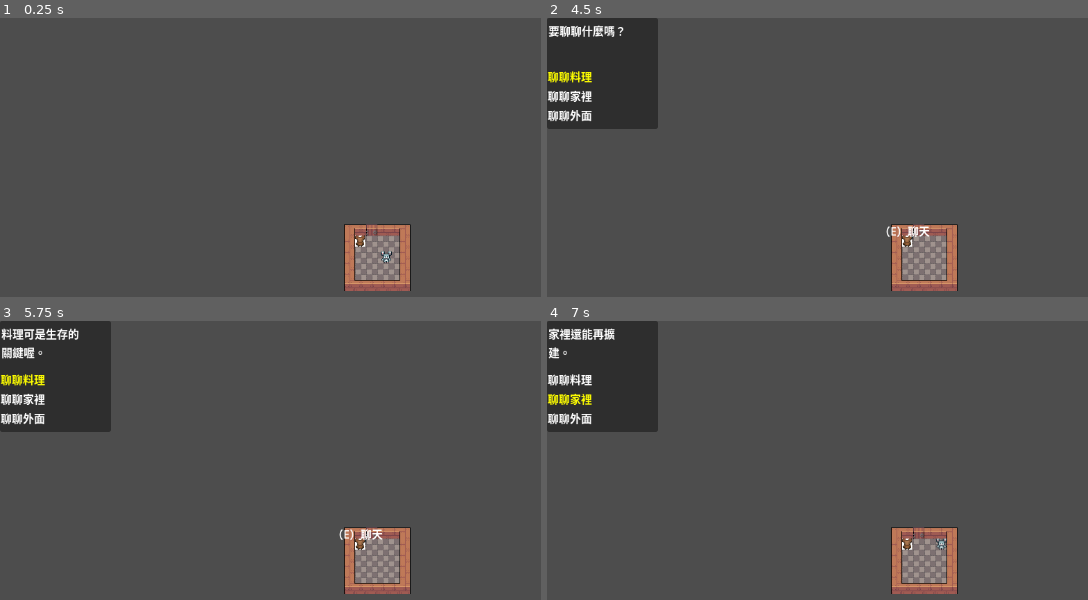
Above: before the commit, frames 1-4 (two rows, left to right).
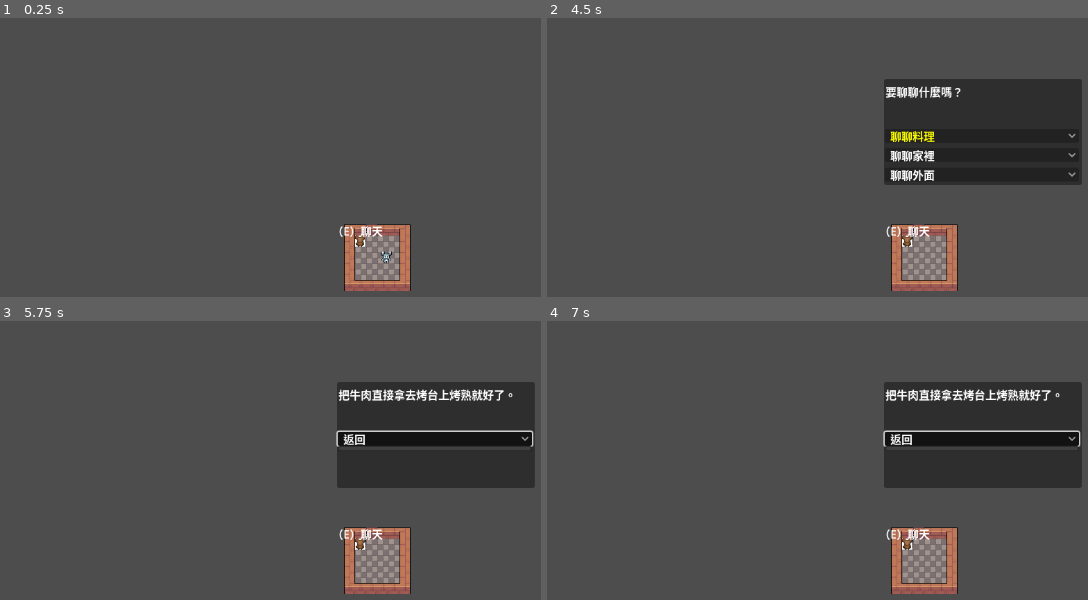
Above: after the commit, the same moments.

Repository: TristaChao/ComeBackAlive
Game: Godot game, scene res://mouse_nest.tscn
Same seed, same stepped clock (60 frames per second), same inputs: the game is played once before the commit and once after it.
Inputs (mouse positions are in pixels of both pictures, inside the frame that each line leads up to):
- Up to frame 1 (0.25 s): no input
- Up to frame 2 (4.5 s): tap Enter (ui_accept) at 0.5, 0.77, 0.8, 1.07, 1.25, 1.35, 1.52, 1.82, 2, 2.3, 2.75, 3.02, 3.32, 3.5 s; hold D (move_right) 0.53-1.28 s; hold E (interact) 0.53-1.28 s; hold Down (ui_down) 1.28-2.03 s; tap E (interact) at 1.55, 2.85, 4.35 s; hold D (move_right) 2.03-2.78 s; hold E (interact) 2.03-2.78 s; hold Up (ui_up) 2.78-3.53 s; hold Enter (ui_accept) 3.53-4.28 s; hold A (move_left) from 3.53 s (still down); tap Escape (ui_cancel) at 4.15 s
- Up to frame 3 (5.75 s): tap Enter (ui_accept) at 4.52, 4.82 s; release A (move_left) at 5 s; click (432, 438) at 5 s, where only the run after the commit has a clickable "返回"
- Up to frame 4 (7 s): hold Down (ui_down) 5.78-6.53 s; hold E (interact) 5.78-6.53 s; tap Enter (ui_accept) at 6.05, 6.6, 6.77 s; hold D (move_right) from 6.53 s (still down); tap E (interact) at 6.8 s

The runs differ from the first frame. In frame 1, 0.2% of the frame differs, in the area x 62-71%, y 74-79%; in frame 2, 22%, in the area x 0-99%, y 0-60%; in frame 3, 21%; in frame 4, 21%.

Commit message:
鼠媽更多聊天內容

Diff:
--- a/mouse-nest-demo/dialogue_box.tscn
+++ b/mouse-nest-demo/dialogue_box.tscn
@@ -1,6 +1,6 @@
 [gd_scene load_steps=2 format=3 uid="uid://dh8nff5lqgmq5"]
 
-[ext_resource type="Script" uid="uid://cllsyy0xaw3ql" path="res://scripts/dialogue_box.gd" id="1_senjy"]
+[ext_resource type="Script" uid="uid://cllsyy0xaw3ql" path="res://scripts/DialogueBox.gd" id="1_senjy"]
 
 [node name="DialogueBox" type="Control"]
 layout_mode = 3
@@ -11,15 +11,17 @@
 
 [node name="Panel" type="Panel" parent="."]
 layout_mode = 0
-offset_right = 160.0
-offset_bottom = 160.0
+offset_left = 486.0
+offset_top = 88.0
+offset_right = 771.0
+offset_bottom = 241.0
 
 [node name="Label" type="Label" parent="Panel"]
 layout_mode = 0
 offset_left = 2.0
 offset_top = 6.0
-offset_right = 114.0
-offset_bottom = 29.0
+offset_right = 279.0
+offset_bottom = 63.0
 text = "要聊聊什麼嗎？"
 autowrap_mode = 3
 
@@ -27,18 +29,16 @@
 layout_mode = 0
 offset_left = 1.0
 offset_top = 72.0
-offset_right = 65.0
+offset_right = 158.0
 offset_bottom = 149.0
+theme_override_constants/separation = 8
 
-[node name="Label" type="Label" parent="Panel/VBoxContainer"]
+[node name="OptionButton" type="OptionButton" parent="Panel/VBoxContainer"]
+custom_minimum_size = Vector2(280, 0)
 layout_mode = 2
-text = "聊聊料理"
-vertical_alignment = 2
 
-[node name="Label2" type="Label" parent="Panel/VBoxContainer"]
+[node name="OptionButton2" type="OptionButton" parent="Panel/VBoxContainer"]
 layout_mode = 2
-text = "聊聊家裡"
 
-[node name="Label3" type="Label" parent="Panel/VBoxContainer"]
+[node name="OptionButton3" type="OptionButton" parent="Panel/VBoxContainer"]
 layout_mode = 2
-text = "聊聊外面"
--- /dev/null
+++ b/mouse-nest-demo/scripts/DialogueBox.gd
@@ -0,0 +1,63 @@
+extends Control
+
+@onready var label := $Panel/Label
+@onready var option_nodes := $Panel/VBoxContainer.get_children()
+
+var current_callback: Callable = Callable()
+var selected_index := 0
+var option_count := 0
+
+func _ready():
+	hide()
+	set_process_unhandled_input(false)
+
+func open_dialog(text: String, option_texts: Array, callback: Callable):
+	GameState.state = GameState.State.DIALOG
+	label.text = text
+	current_callback = callback
+	option_count = option_texts.size()
+	selected_index = 0
+
+	show()
+	set_process_unhandled_input(true)
+
+	for i in range(option_nodes.size()):
+		if i < option_texts.size():
+			option_nodes[i].text = option_texts[i]
+			option_nodes[i].show()
+		else:
+			option_nodes[i].hide()
+
+	_update_highlight()
+
+func _unhandled_input(event):
+	if GameState.state != GameState.State.DIALOG:
+		return
+
+	if event.is_action_pressed("ui_down"):
+		selected_index = (selected_index + 1) % option_count
+		_update_highlight()
+
+	elif event.is_action_pressed("ui_up"):
+		selected_index = (selected_index - 1 + option_count) % option_count
+		_update_highlight()
+
+	elif event.is_action_pressed("ui_accept"):
+		if current_callback.is_valid():
+			current_callback.call(selected_index)
+
+	elif event.is_action_pressed("ui_cancel"):
+		close_dialog()
+
+func _update_highlight():
+	for i in range(option_nodes.size()):
+		if i == selected_index:
+			option_nodes[i].add_theme_color_override("font_color", Color.YELLOW)
+		else:
+			option_nodes[i].add_theme_color_override("font_color", Color.WHITE)
+
+func close_dialog():
+	hide()
+	set_process_unhandled_input(false)
+	GameState.state = GameState.State.FREE_MOVE
+	current_callback = Callable()
--- a/mouse-nest-demo/scripts/MouseMom.gd
+++ b/mouse-nest-demo/scripts/MouseMom.gd
@@ -1,20 +1,54 @@
 extends Area2D
 
-@onready var hint_label := $Label
-var player_near := false
+func can_interact() -> bool:
+	return true
 
-func _ready():
-	hint_label.visible = false
+func interact():
+	var dialog = get_tree().current_scene.get_node("UI/DialogueBox")
+	dialog.open_dialog(
+		"要聊聊什麼嗎？",
+		["聊聊料理", "聊聊家裡", "聊聊外面"],
+		_on_main_choice
+	)
 
-func _on_body_entered(body):
-	if body.name == "Player":
-		player_near = true
-		hint_label.visible = true
+func _on_main_choice(index: int):
+	var dialog = get_tree().current_scene.get_node("UI/DialogueBox")
 
-func _on_body_exited(body):
-	if body.name == "Player":
-		player_near = false
-		hint_label.visible = false
+	match index:
+		0:
+			dialog.open_dialog(
+				"想知道哪一道？",
+				["牛排", "烤紅蘿蔔", "返回"],
+				_on_recipe_choice
+			)
+		1:
+			dialog.open_dialog(
+				"現在家裡還很簡陋呢。",
+				["返回"],
+				func(_i): dialog.close_dialog()
+			)
+		2:
+			dialog.open_dialog(
+				"外面很危險，小心貓咪。",
+				["返回"],
+				func(_i): dialog.close_dialog()
+			)
 
-func can_interact() -> bool:
-	return player_near
+func _on_recipe_choice(index: int):
+	var dialog = get_tree().current_scene.get_node("UI/DialogueBox")
+
+	match index:
+		0:
+			dialog.open_dialog(
+				"把牛肉直接拿去烤台上烤熟就好了。",
+				["返回"],
+				func(_i): dialog.close_dialog()
+			)
+		1:
+			dialog.open_dialog(
+				"紅蘿蔔切好後烤一下會更好吃。",
+				["返回"],
+				func(_i): dialog.close_dialog()
+			)
+		2:
+			interact()
--- a/mouse-nest-demo/scripts/Player.gd
+++ b/mouse-nest-demo/scripts/Player.gd
@@ -4,7 +4,8 @@
 
 func _physics_process(delta):
 	var dir := Vector2.ZERO
-
+	if GameState.state != GameState.State.FREE_MOVE:
+		return
 	if Input.is_action_pressed("move_up"):
 		dir.y -= 1
 	if Input.is_action_pressed("move_down"):
@@ -19,18 +20,7 @@
 
 func _input(event):
 	if event.is_action_pressed("interact"):
-		print("嘗試開啟對話")
-		if GameState.state != GameState.State.FREE_MOVE:
-			return
-
 		for area in $InteractionArea.get_overlapping_areas():
 			if area.has_method("can_interact") and area.can_interact():
-				open_mouse_mom_dialog()
+				area.interact()
 				return
-
-func open_mouse_mom_dialog():
-	var dialog = get_tree().current_scene.get_node("UI/DialogueBox")
-	dialog.open_dialog(
-		"要聊聊什麼嗎？",
-		["聊聊料理", "聊聊家裡", "聊聊外面"]
-	)
--- a/mouse-nest-demo/scripts/dialogue_box.gd
+++ /dev/null
@@ -1,59 +0,0 @@
-extends Control
-
-@onready var text_label := $Panel/Label
-@onready var option_box := $Panel/VBoxContainer
-@onready var options := option_box.get_children()
-
-var selected := 0
-
-func open_dialog(text: String, option_texts: Array):
-	visible = true
-	GameState.state = GameState.State.DIALOG
-
-	text_label.text = text
-
-	for i in range(options.size()):
-		if i < option_texts.size():
-			options[i].text = option_texts[i]
-			options[i].visible = true
-		else:
-			options[i].visible = false
-
-	selected = 0
-	update_selection()
-
-func close_dialog():
-	visible = false
-	GameState.state = GameState.State.FREE_MOVE
-
-func update_selection():
-	for i in range(options.size()):
-		options[i].modulate = Color.WHITE
-	options[selected].modulate = Color.YELLOW
-
-func _input(event):
-	if not visible:
-		return
-
-	if event.is_action_pressed("ui_down"):
-		selected = (selected + 1) % options.size()
-		update_selection()
-
-	elif event.is_action_pressed("ui_up"):
-		selected = (selected - 1 + options.size()) % options.size()
-		update_selection()
-
-	elif event.is_action_pressed("ui_accept"):
-		_on_option_selected(selected)
-
-	elif event.is_action_pressed("ui_cancel"):
-		close_dialog()
-
-func _on_option_selected(index):
-	match index:
-		0:
-			text_label.text = "料理可是生存的關鍵喔。"
-		1:
-			text_label.text = "家裡還能再擴建。"
-		2:
-			text_label.text = "外面很危險，小心點。"
Renamed: mouse-nest-demo/scripts/dialogue_box.gd.uid -> mouse-nest-demo/scripts/DialogueBox.gd.uid
Not shown, added: chtgpt.txt
